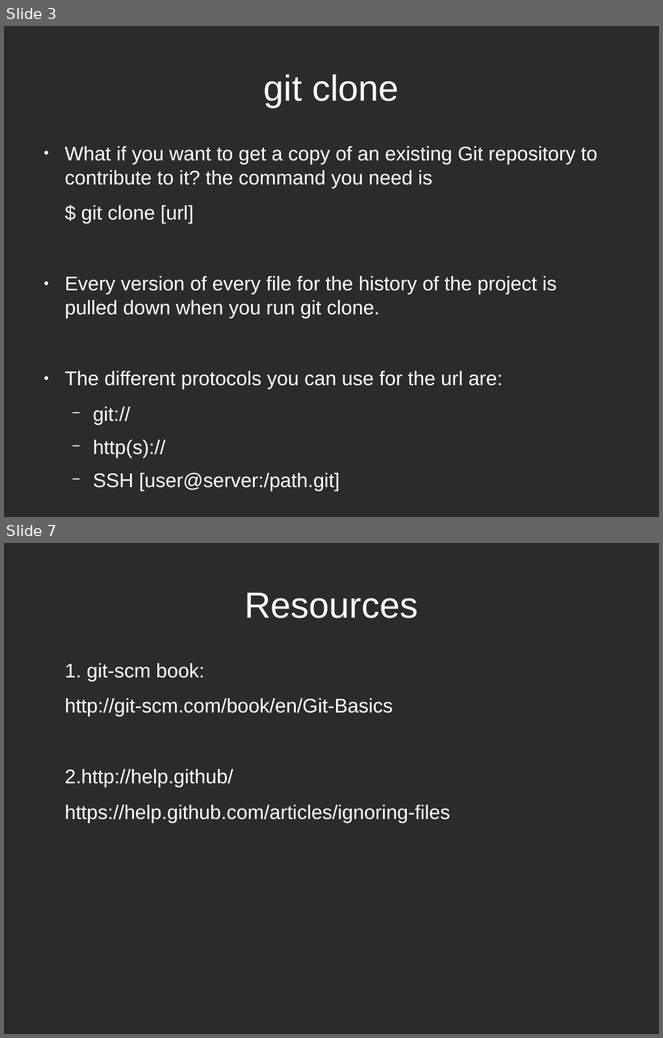
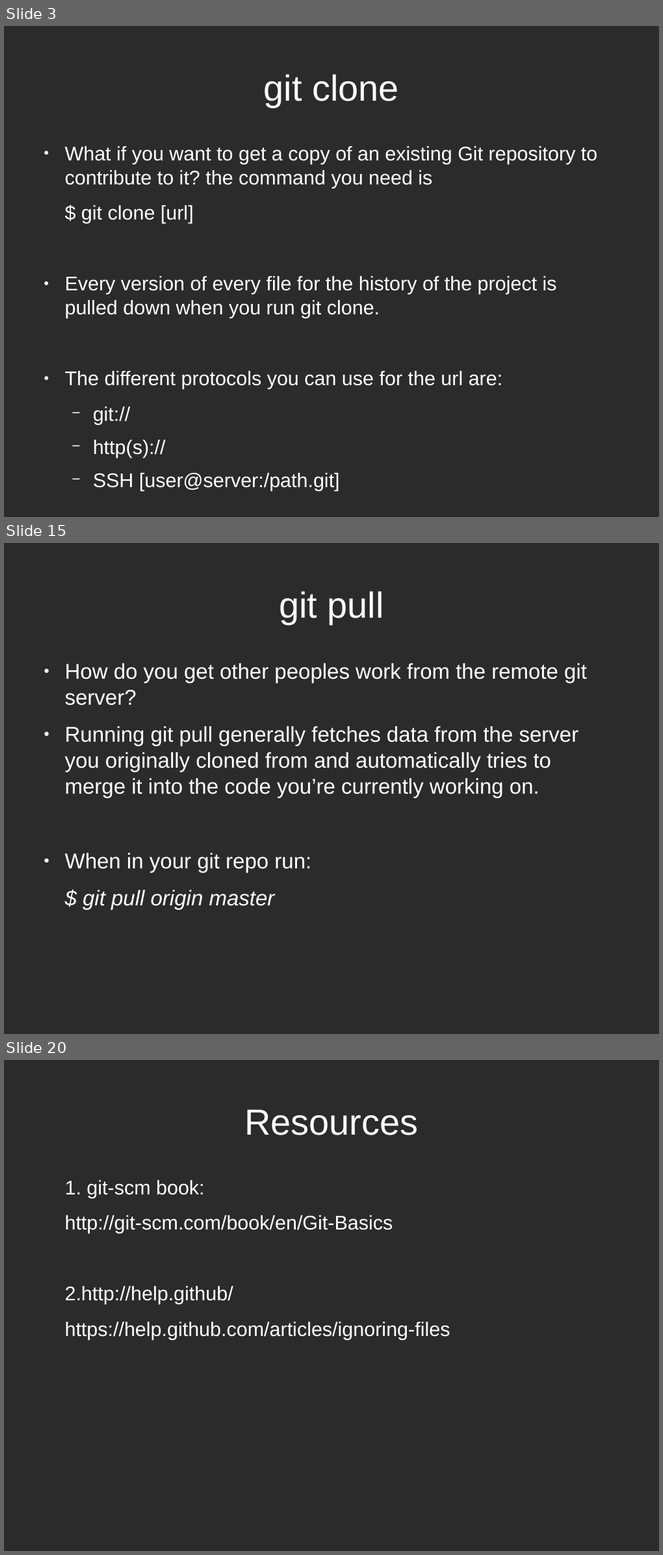
Before and after one commit to ECSIG/presentations, a slide deck: git_workshop/git_basic/Git Presentation.odp. Shown one above the other, each under a label of ours: slides 3 and 7 before the commit, slides 3, 15 and 20 after it; the slides between them are not shown. The pictures are 663x1038 and 663x1555 pixels, drawn with LibreOffice and Linux fonts; fonts in the diff are those of the drawing; background and template pictures are left out; a plain dark background stands for a picture behind light text. Boxes give left, top, right and bottom in pixels: in the first picture for what was removed or moved away, otherwise in the second. Text is boxed around its words. In the diff, an @@ line names an element or a change of style, - is before the commit and + after.

```diff
--- a/git_workshop/git_basic/Git Presentation.odp
+++ b/git_workshop/git_basic/Git Presentation.odp
@@ slide 15 added at <box>4,543,659,1034</box>, background picture (left out) @@
@@ title added at <box>279,591,384,624</box>, 44 pt, text #FFFFFF @@
+git pull
@@ text added at <box>65,663,587,910</box>, 26 pt, text #FFFFFF @@
+● How do you get other peoples work from the remote git server?
+● Running git pull generally fetches data from the server you originally cloned from and automatically tries to merge it into the code you’re currently working on.
+● When in your git repo run:
+$ git pull origin master
@@ what was slide 7 is now slide 20 @@
```
Also in this commit, not shown: 2 slides changed, 14 other slides added, 2 slides removed, 1 other file.
